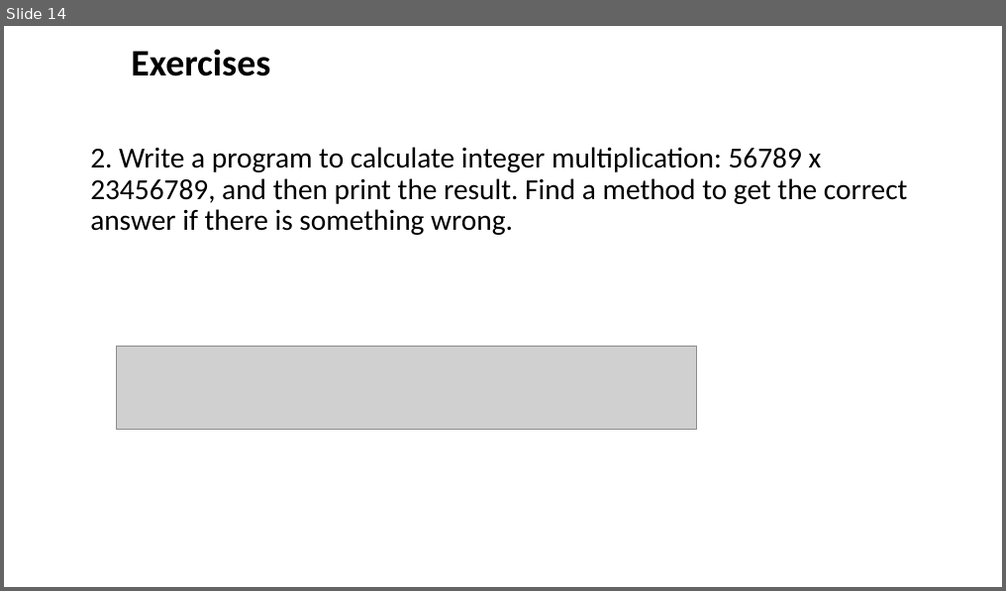
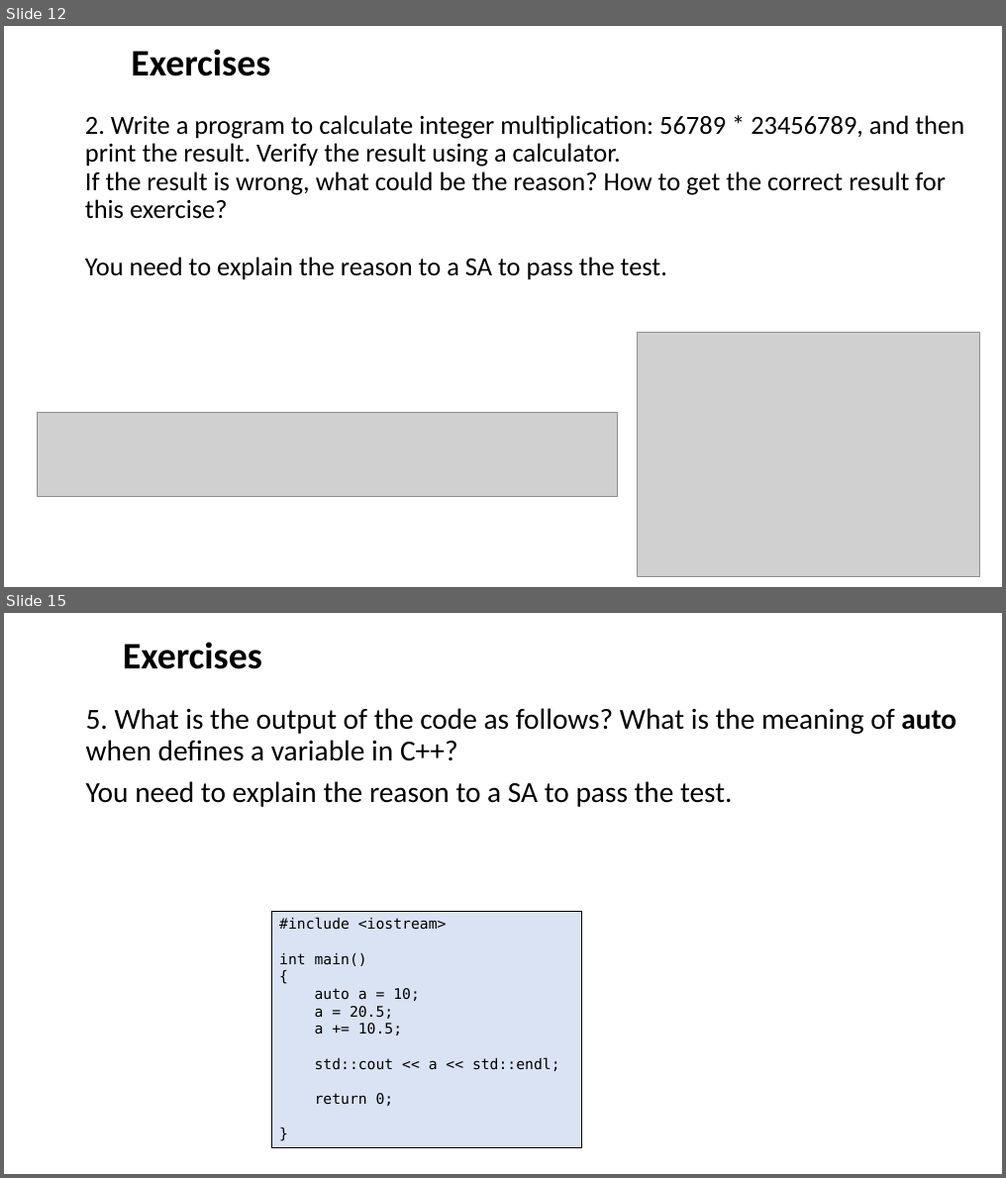
Before and after one commit to ShiqiYu/CPP, a slide deck: week02/Lab02.pptx. Shown one above the other, each under a label of ours: slide 14 before the commit, slides 12 and 15 after it; the slides between them are not shown. The pictures are 1006x591 and 1006x1178 pixels, drawn with LibreOffice and Linux fonts; fonts in the diff are those of the drawing; grey boxes stand for pictures; background and template pictures are left out. Boxes give left, top, right and bottom in pixels: in the first picture for what was removed or moved away, otherwise in the second. Text is boxed around its words. In the diff, an @@ line names an element or a change of style, - is before the commit and + after.

```diff
--- a/week02/Lab02.pptx
+++ b/week02/Lab02.pptx
@@ slide 15 added at [4, 613, 1002, 1174], background #FFFFFF @@
@@ text added at [123, 642, 262, 669], 36 pt, text #000000, bold @@
+Exercises
@@ text added at [86, 708, 956, 807], 28 pt, text #000000 @@
+5. What is the output of the code as follows? What is the meaning of auto when defines a variable in C++?
+You need to explain the reason to a SA to pass the test.
@@ rectangle added at [272, 912, 582, 1149], fill #DAE3F3, outline #000000 0.75 pt, 14 pt, text #000000 @@
+#include <iostream>
+int main()
+{
+auto a = 10;
+a = 20.5;
+a += 10.5;
+std::cout << a << std::endl;
+return 0;
+}
@@ what was slide 14 is now slide 12 @@
@@ slide 12 changed as well @@
@@ title at [85, 115, 964, 280]: text changed; size 28 to 25.2 pt @@
-2. Write a program to calculate integer multiplication: 56789 x 23456789, and then print the result. Find a method to get the correct answer if there is something wrong.
+2. Write a program to calculate integer multiplication: 56789 * 23456789, and then print the result. Verify the result using a calculator.
+If the result is wrong, what could be the reason? How to get the correct result for this exercise?
+You need to explain the reason to a SA to pass the test.
@@ picture added at [638, 332, 979, 577] @@
@@ picture: place and size @@
-picture at [117, 346, 697, 429]
+picture at [37, 413, 617, 496]
```
Also in this commit, not shown: 5 other slides changed, 8 other slides added, 11 slides removed.
